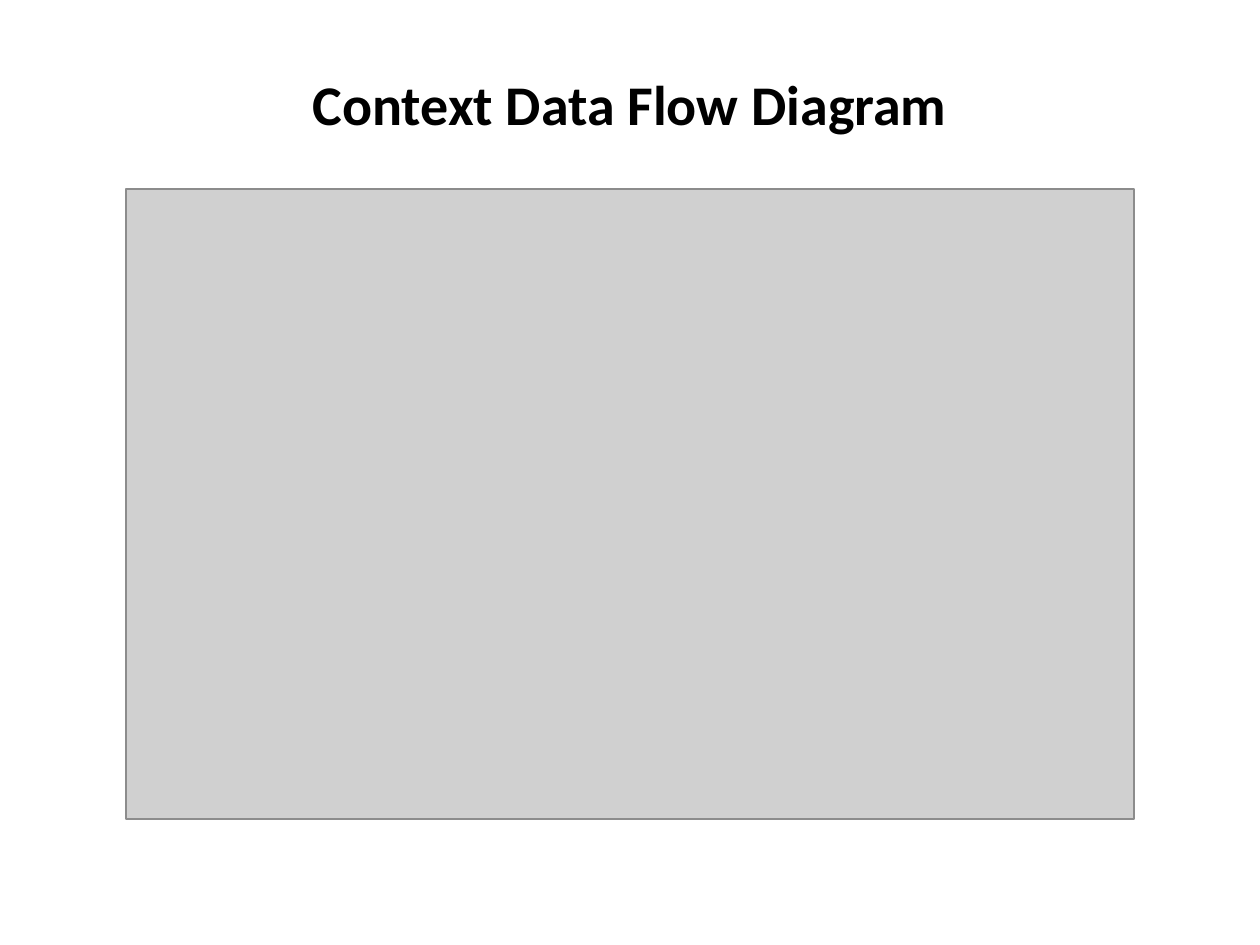
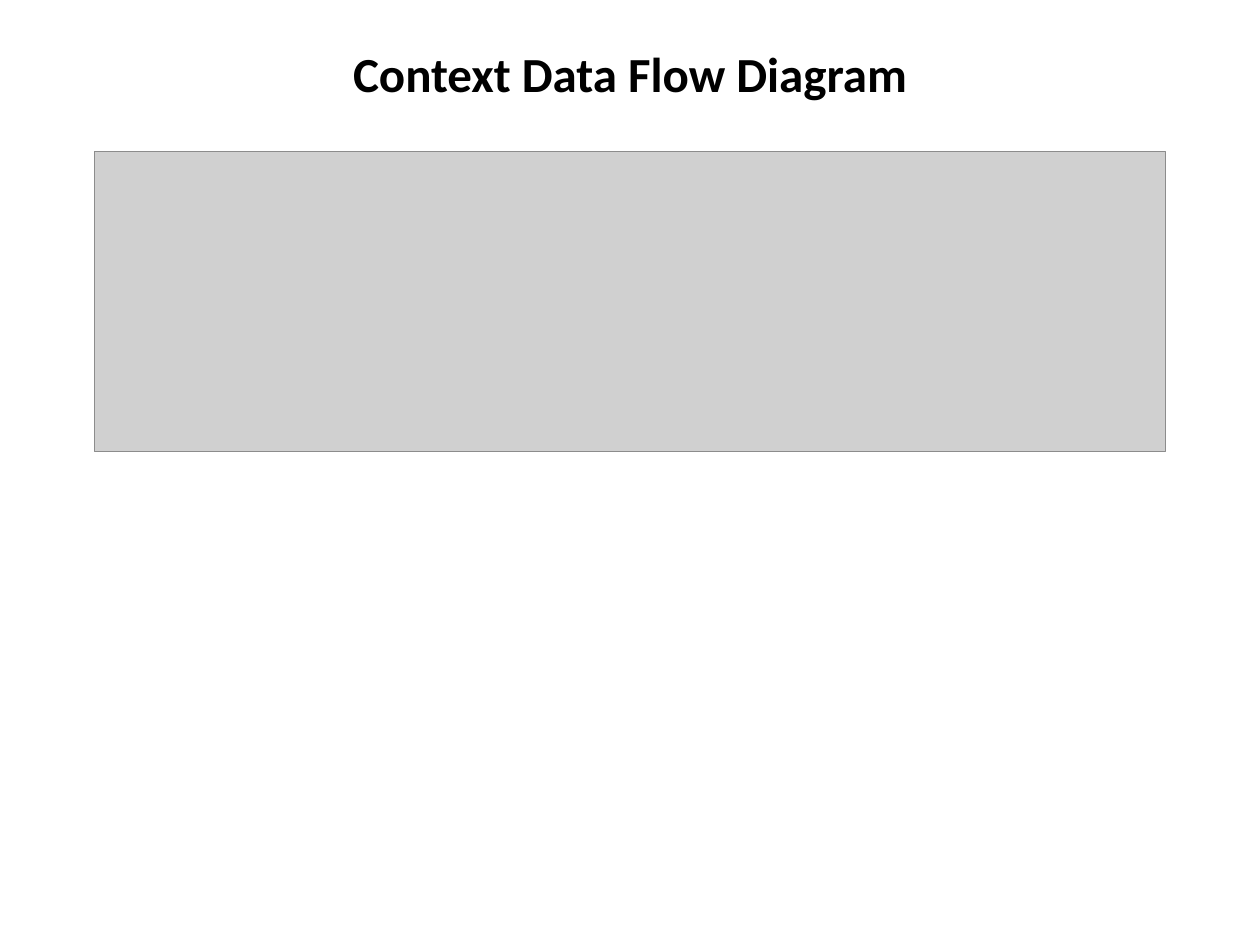
Before and after one commit to RancourBangladesh/rster, a slide deck: slide 10 of Documentation/presentations/RosterBhai_Presentation.pptx. Drawn at 1260x945 pixels with LibreOffice and Linux fonts; fonts in the diff are those of the drawing; grey boxes stand for pictures. Boxes give left, top, right and bottom in pixels: in the first picture for what was removed or moved away, otherwise in the second. Text is boxed around its words. In the diff, an @@ line names an element or a change of style, - is before the commit and + after.

```diff
--- a/Documentation/presentations/RosterBhai_Presentation.pptx
+++ b/Documentation/presentations/RosterBhai_Presentation.pptx
@@ text "Context Data Flow Diagram": place and size @@
-text "Context Data Flow Diagram" at (313, 85, 946, 135)
+text "Context Data Flow Diagram" at (353, 57, 907, 101)
@@ text "Context Data Flow Diagram" at (353, 57, 907, 101): size 32 to 28 pt @@
@@ picture: place and size @@
-picture at (126, 189, 1134, 819)
+picture at (94, 151, 1166, 451)
```
Also in this commit, not shown: 4 other slides changed, 20 other files.
